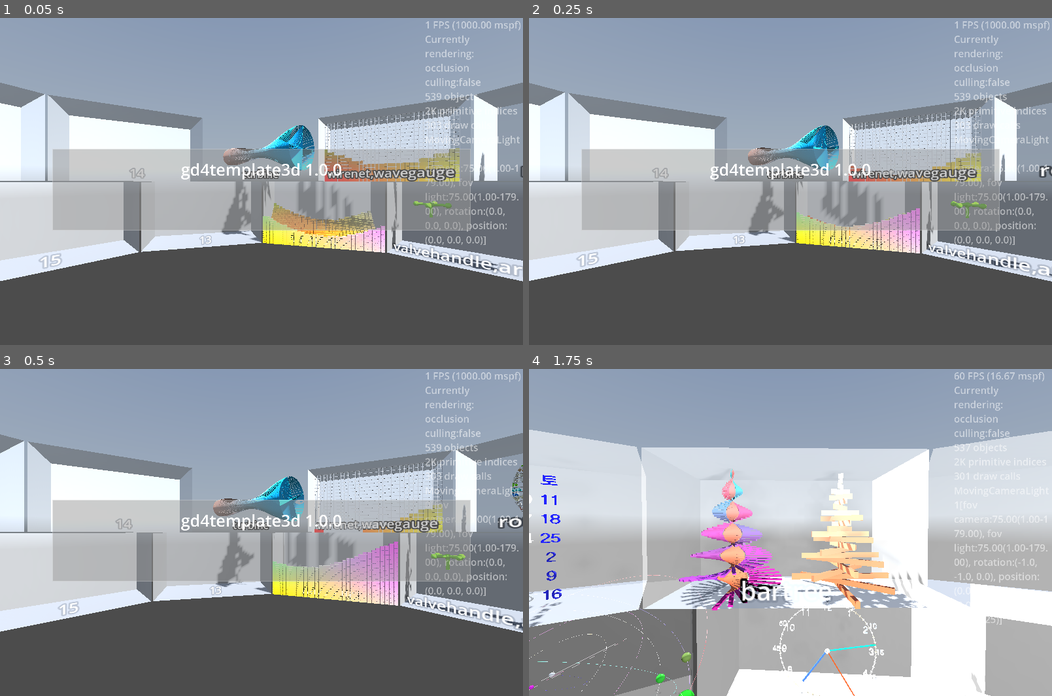
Above: before the commit, frames 1-4 (two rows, left to right).
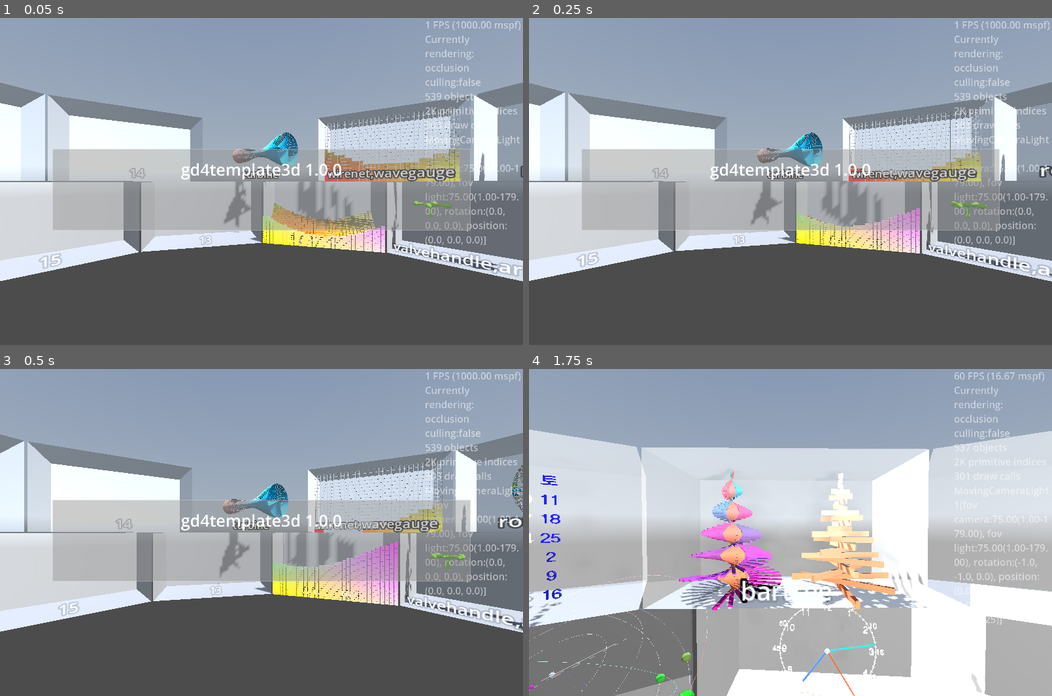
Above: after the commit, the same moments.

Repository: kasworld/gd4template3d
Game: Godot game, scene res://main.tscn
The game is run twice, just before and just after one commit, with the same random seed, the same clock (stepped at 60 frames per second) and the same inputs. A sky picture missing from this copy of the repository is replaced by a grey-blue gradient.
Inputs (mouse positions are in pixels of both pictures, inside the frame that each line leads up to):
- Up to frame 1 (0.05 s): no input
- Up to frame 2 (0.25 s): no input
- Up to frame 3 (0.5 s): no input
- Up to frame 4 (1.75 s): tap Enter at 0.5 s; move the mouse to (905, 516) at 0.52 s; hold Right 0.53-1.28 s; tap Q at 0.6 s; click (905, 516) at 0.67 s; move the mouse to (685, 548) at 1.27 s; hold Down from 1.28 s (still down); tap E at 1.35 s

The runs differ from the first frame. In frame 1, 1.2% of the frame differs, in the area x 42-61%, y 32-67%; in frame 2, 1.2%; in frame 3, 1.2%; in frame 4, nothing differs.

Commit message:
change glass_cabinet_list use

Diff:
--- a/main.gd
+++ b/main.gd
@@ -70,19 +70,20 @@
 	$AxisArrow3D.set_colors().set_size(WorldSize.length()/20)
 
 	glass_cabinet_demo()
-	bartree_demo(glass_cabinet_list[0], "bartree")
-	clock_demo(glass_cabinet_list[1], "clock3d")
-	calendar_demo(glass_cabinet_list[2], "calender3d")
-	orbit_demo(glass_cabinet_list[3], "orbit")
-	line2d_demo(glass_cabinet_list[4], "moveline2d")
-	meshtrail_demo(glass_cabinet_list[5], "meshtrail")
-	maze3d_demo(glass_cabinet_list[6], "maze3d")
-	slotreel_demo(glass_cabinet_list[7], "slotreel")
-	wheel_demo(glass_cabinet_list[8], "roulettewheel" )
-	valvehandle_arrow3d_demo(glass_cabinet_list[9], "valvehandle,arrow3d")
-	wirenet_wavegauge_demo(glass_cabinet_list[10], "wirenet,wavegauge")
-	wavegauge_demo(glass_cabinet_list[11], "wavegauge")
-	turbine_demo(glass_cabinet_list[12], "turbine")
+	bartree_demo(glass_cabinet_list.pop_front(), "bartree")
+	clock_demo(glass_cabinet_list.pop_front(), "clock3d")
+	calendar_demo(glass_cabinet_list.pop_front(), "calender3d")
+	orbit_demo(glass_cabinet_list.pop_front(), "orbit")
+	line2d_demo(glass_cabinet_list.pop_front(), "moveline2d")
+	meshtrail_demo(glass_cabinet_list.pop_front(), "meshtrail")
+	maze3d_demo(glass_cabinet_list.pop_front(), "maze3d")
+	slotreel_demo(glass_cabinet_list.pop_front(), "slotreel")
+	wheel_demo(glass_cabinet_list.pop_front(), "roulettewheel" )
+	valvehandle_arrow3d_demo(glass_cabinet_list.pop_front(), "valvehandle,arrow3d")
+	wirenet_wavegauge_demo(glass_cabinet_list.pop_front(), "wirenet,wavegauge")
+	wavegauge_demo(glass_cabinet_list.pop_front(), "wavegauge")
+	turbine_demo(glass_cabinet_list.pop_front(), "turbine")
+	print_debug("remain glass cabinet %d" % glass_cabinet_list.size())
 
 	$FixedCameraLight.make_current()
 	main_animation.animation_ended.connect(main_animation_ended)
@@ -112,7 +113,7 @@
 	if labeltext != "":
 		glasscabinet.set_label_text(labeltext)
 	turbine = preload("res://turbine/turbine.tscn").instantiate(
-		).init_basic(WorldSize.x, WorldSize.z/4, 1, 4).set_color_all(random_color(),random_color(),
+		).init_basic(WorldSize.x*0.7, WorldSize.z*0.2, 1, 4).set_color_all(random_color(),random_color(),
 		).set_transform_all(scale_cos)
 	turbine.rotation.y = PI/4
 	glasscabinet.add_child(turbine)
